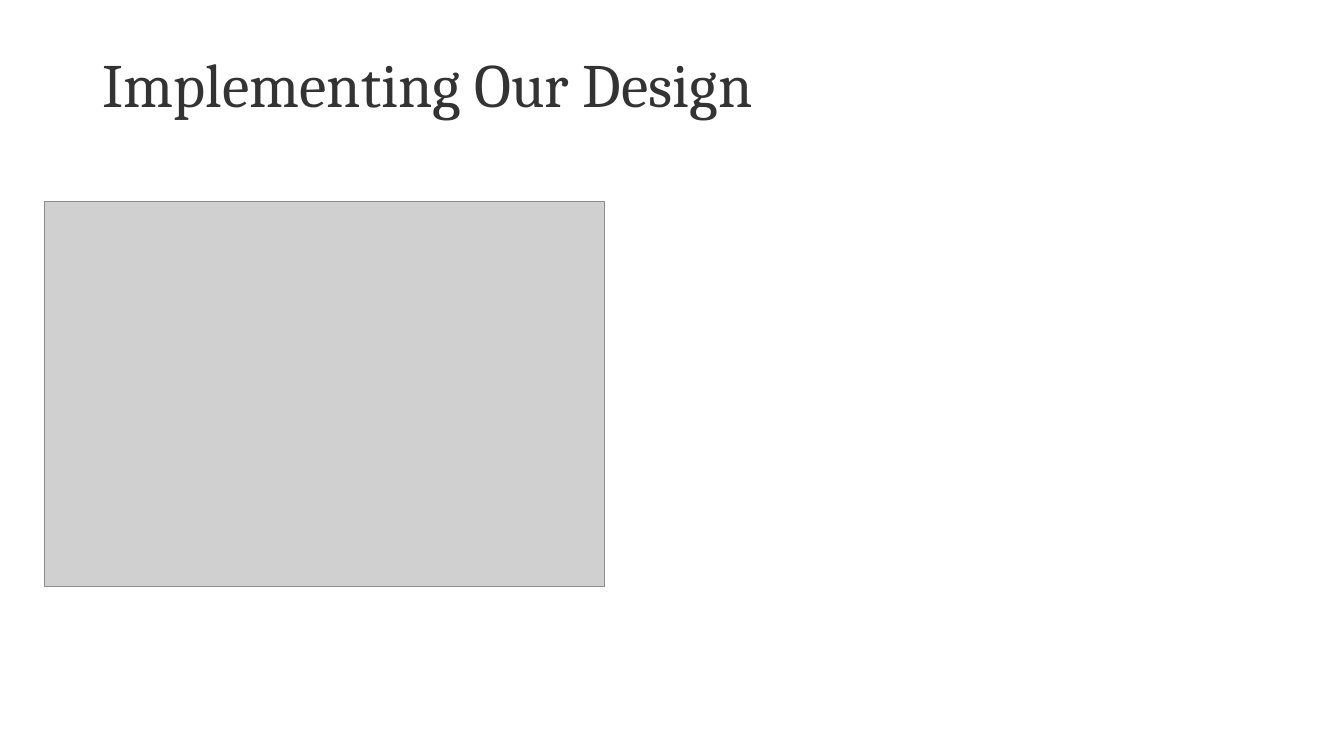
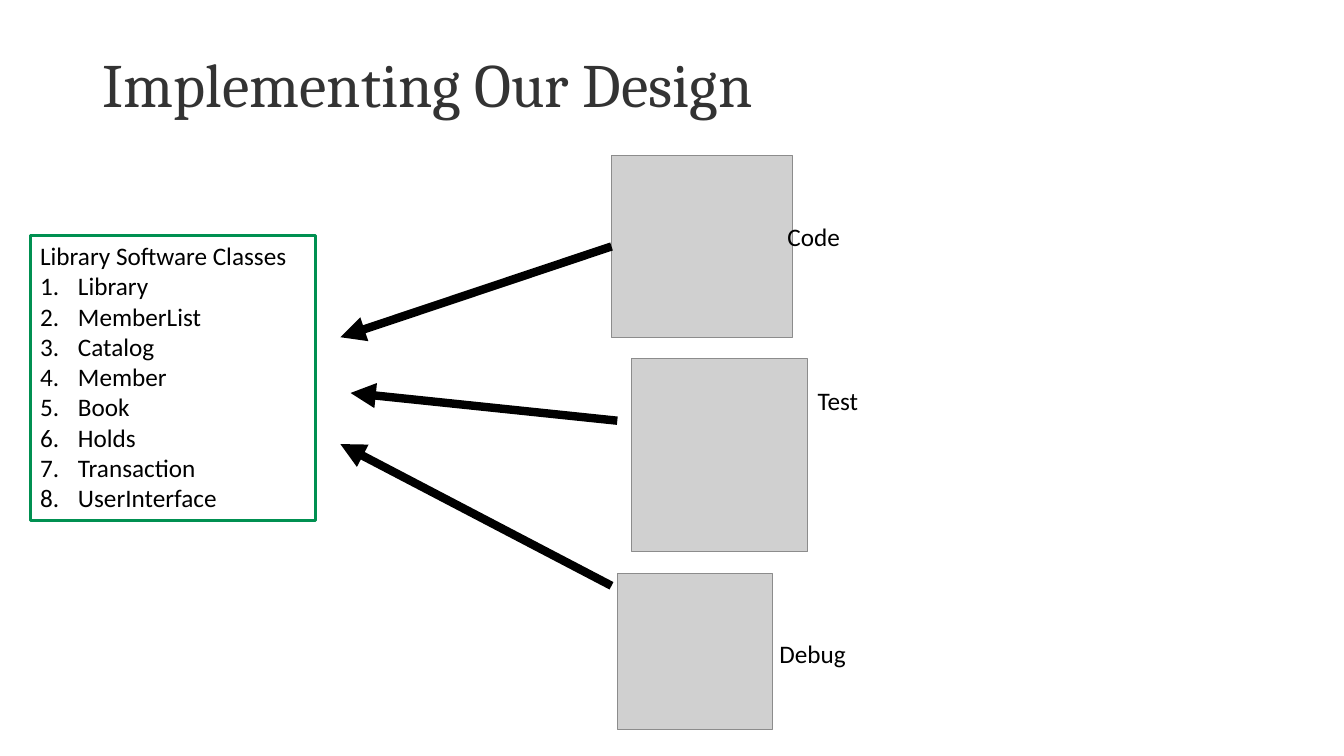
Before and after one commit to johnxu21/johnxu21.github.io, a slide deck: slide 24 of teaching/CS472/Timetable/OOD-V2.pptx (slide 19 before the commit). Drawn at 1344x756 pixels with LibreOffice and Linux fonts; fonts in the diff are those of the drawing; grey boxes stand for pictures. Boxes give left, top, right and bottom in pixels: in the first picture for what was removed or moved away, otherwise in the second. Text is boxed around its words. In the diff, an @@ line names an element or a change of style, - is before the commit and + after.

```diff
--- a/teaching/CS472/Timetable/OOD-V2.pptx
+++ b/teaching/CS472/Timetable/OOD-V2.pptx
@@ picture removed at (x1=44, y1=201, x2=604, y2=586) @@
@@ rectangle added at (x1=30, y1=236, x2=316, y2=521), outline #009051 2.25 pt, 18 pt, text #000000 @@
+Library Software Classes
+1. Library
+2. MemberList
+3. Catalog
+4. Member
+5. Book
+6. Holds
+7. Transaction
+8. UserInterface
@@ picture added at (x1=632, y1=359, x2=808, y2=552) @@
@@ group added at (x1=341, y1=155, x2=859, y2=729): 3 texts, 3 arrows, 2 pictures @@
+Code
+Test
+Debug
```
Also in this commit, not shown: 6 other slides changed, 8 slides added, 1 slide removed, 2 other files.
